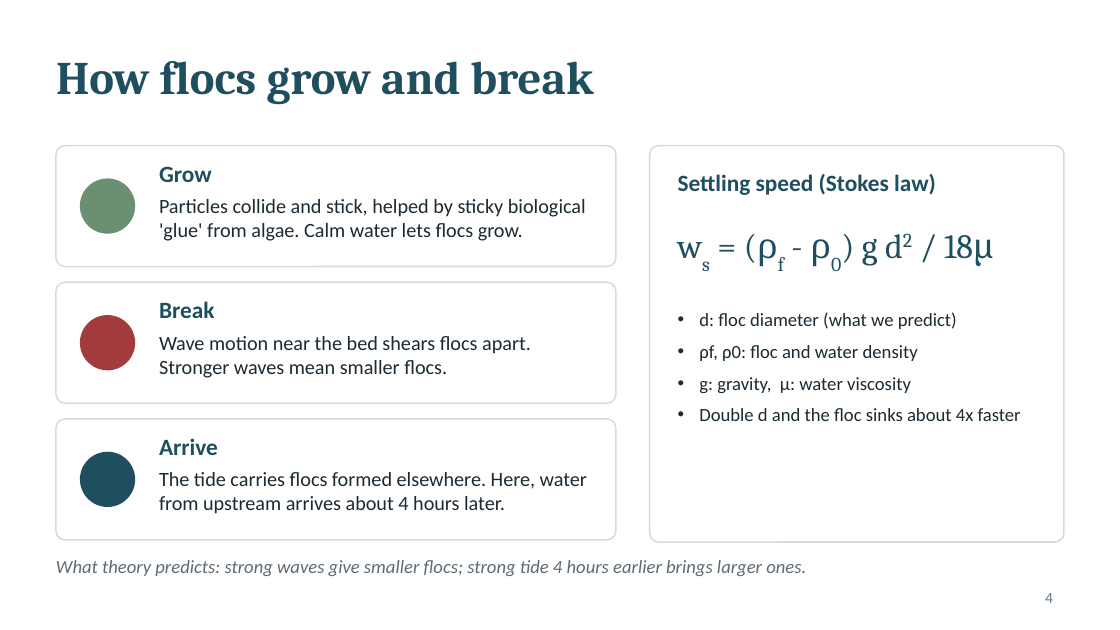
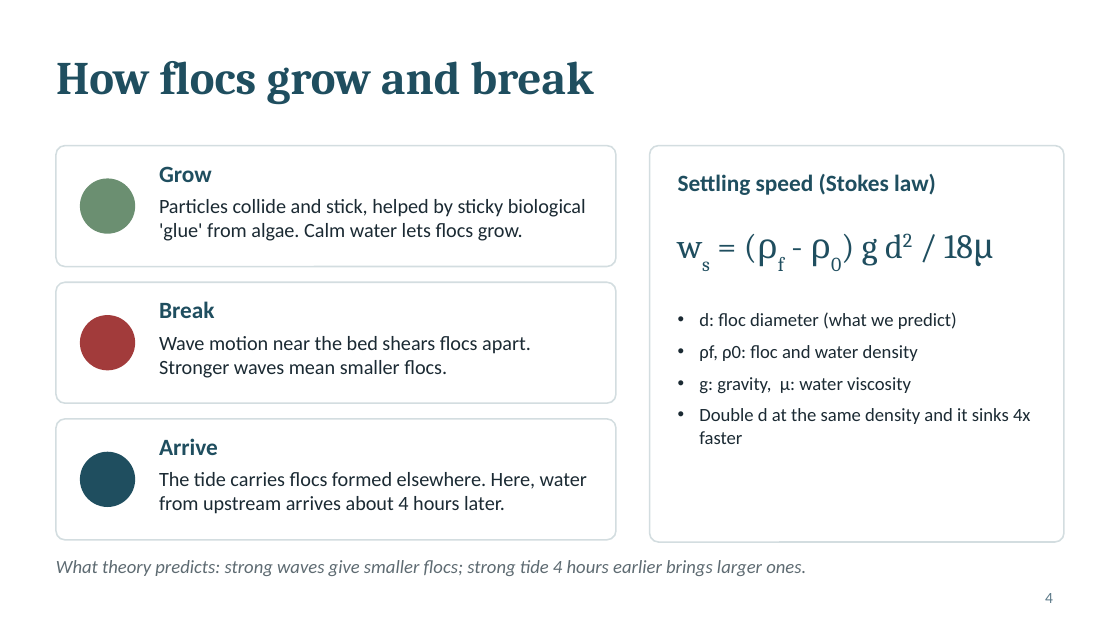
Before and after one commit to armaanyt07-jpg/floc_study, a slide deck: slide 4 of deliverables/Floc_Size_Prediction_Slides.pptx. Drawn at 1120x630 pixels with LibreOffice and Linux fonts; fonts in the diff are those of the drawing. Boxes give left, top, right and bottom in pixels: in the first picture for what was removed or moved away, otherwise in the second. Text is boxed around its words. In the diff, an @@ line names an element or a change of style, - is before the commit and + after.

```diff
--- a/deliverables/Floc_Size_Prediction_Slides.pptx
+++ b/deliverables/Floc_Size_Prediction_Slides.pptx
@@ text at (x1=699, y1=408, x2=1031, y2=444): text changed @@
-• Double d and the floc sinks about 4x faster
+• Double d at the same density and it sinks 4x faster
```
Also in this commit, not shown: 7 other slides changed, 16 other files.
